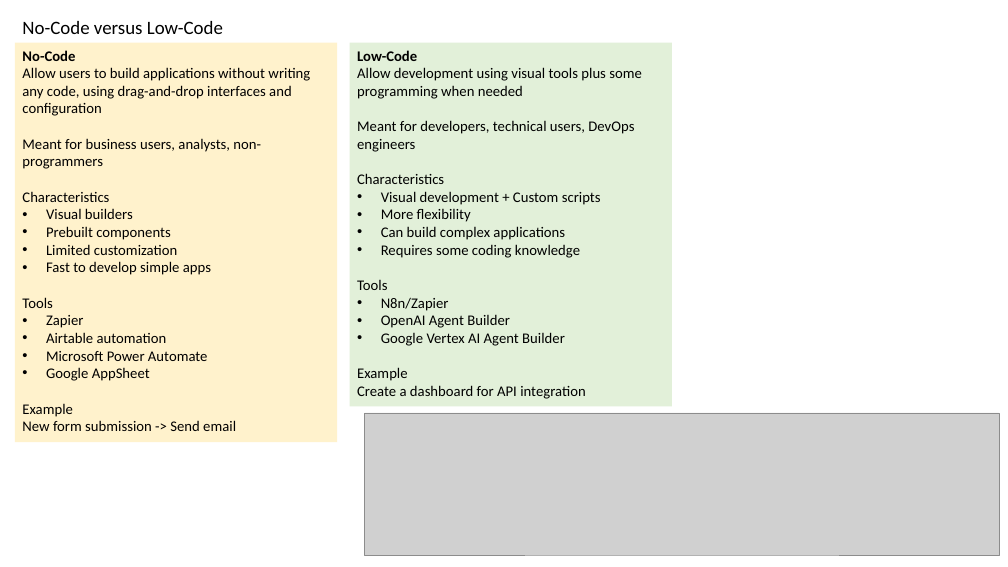
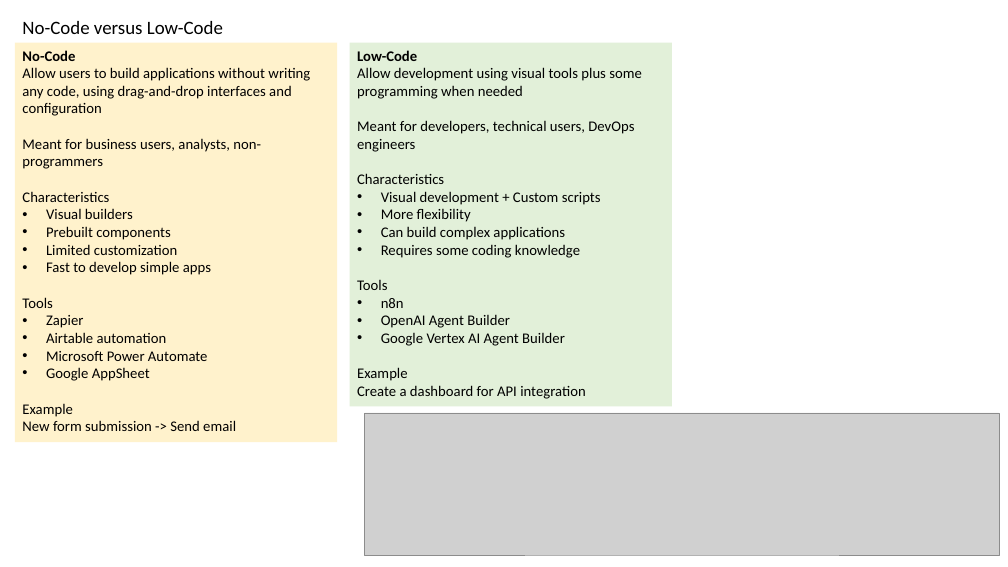
Before and after one commit to atulkahatecdac/agenticai_real, a slide deck: slide 5 of presentation/no-code-low-code-realpage.pptx. Drawn at 1008x567 pixels with LibreOffice and Linux fonts; fonts in the diff are those of the drawing; grey boxes stand for pictures. Boxes give left, top, right and bottom in pixels: in the first picture for what was removed or moved away, otherwise in the second. Text is boxed around its words. In the diff, an @@ line names an element or a change of style, - is before the commit and + after.

Commit message:
no code low code ppt

```diff
--- a/presentation/no-code-low-code-realpage.pptx
+++ b/presentation/no-code-low-code-realpage.pptx
@@ text in rectangle at (381, 298, 404, 308): text changed @@
-• N8n/Zapier
+• n8n
```
Also in this commit, not shown: 12 slides added, 1 other file.
